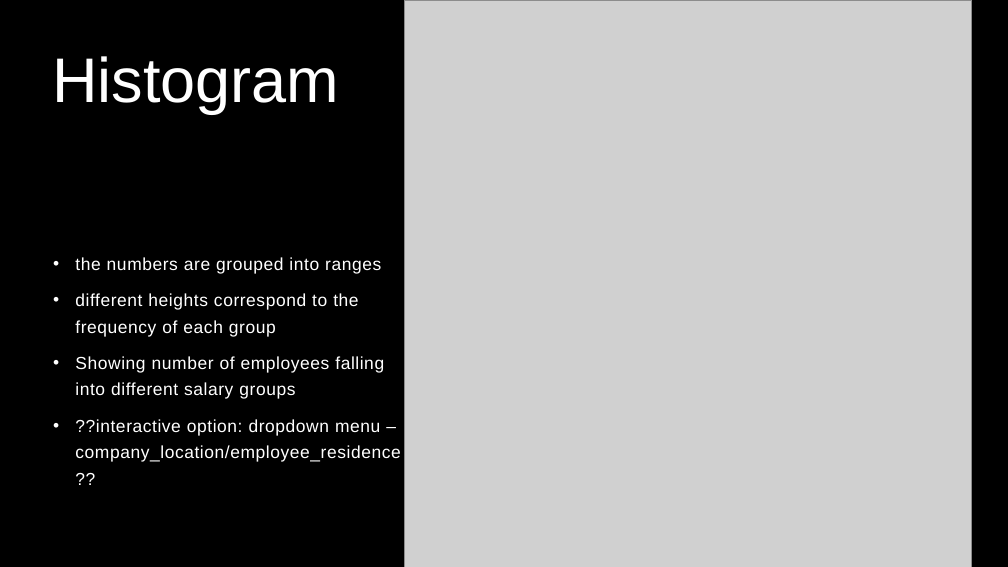
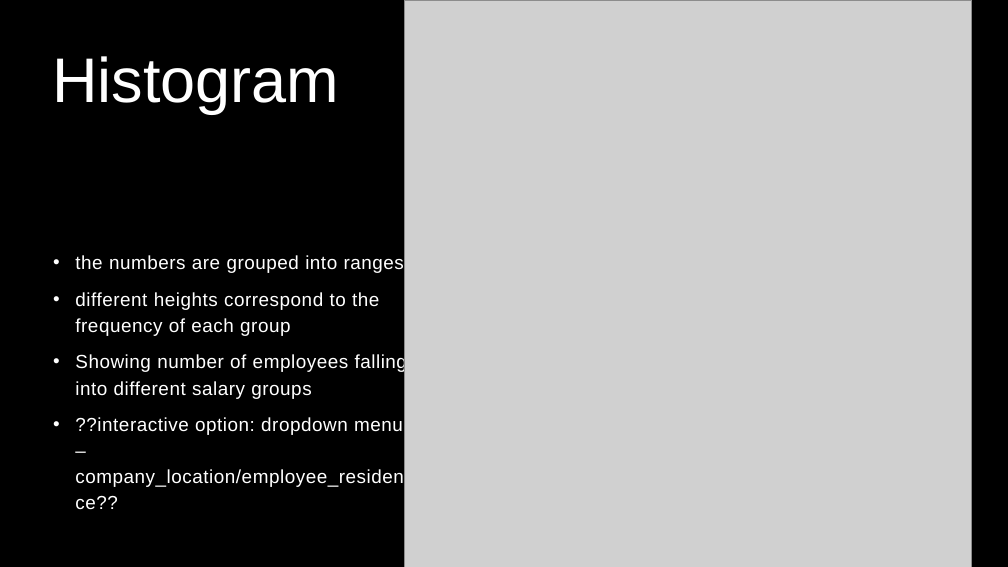
Before and after one commit to JakubMarciniak1/RProject, a slide deck: slide 8 of Prezentacja2.pptx. Drawn at 1008x567 pixels with LibreOffice and Linux fonts; fonts in the diff are those of the drawing; grey boxes stand for pictures. Boxes give left, top, right and bottom in pixels: in the first picture for what was removed or moved away, otherwise in the second. Text is boxed around its words. In the diff, an @@ line names an element or a change of style, - is before the commit and + after.

```diff
--- a/Prezentacja2.pptx
+++ b/Prezentacja2.pptx
@@ text "the numbers are grouped into ..." at (75,255,407,487): size 16.6 to 18 pt; line spacing 1.25 to 1.15 @@
```
Also in this commit, not shown: 1 slide added, 3 other files.
